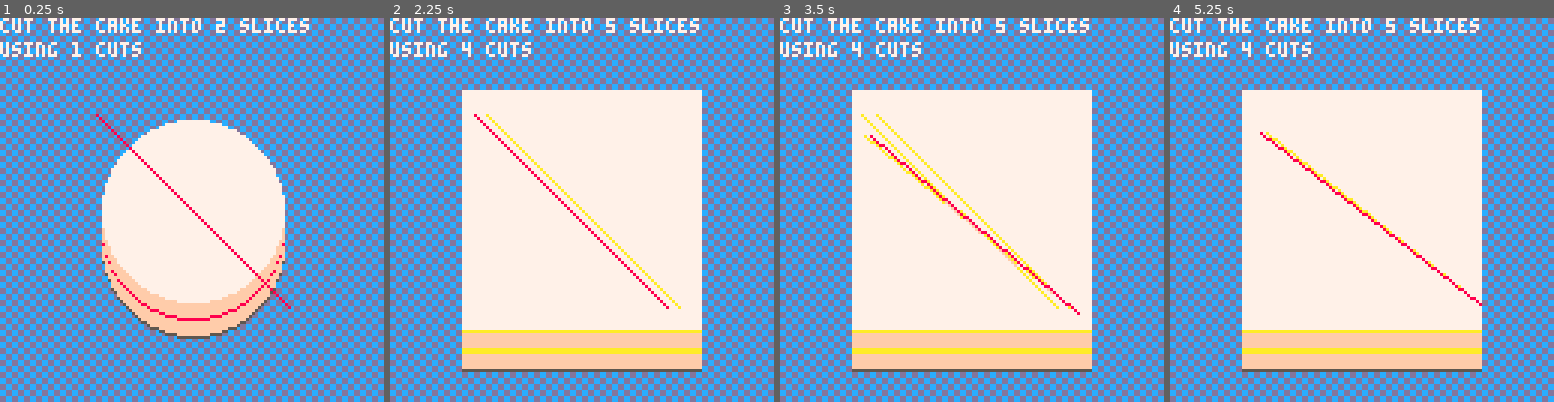
Above: before the commit, frames 1-4 (left to right).
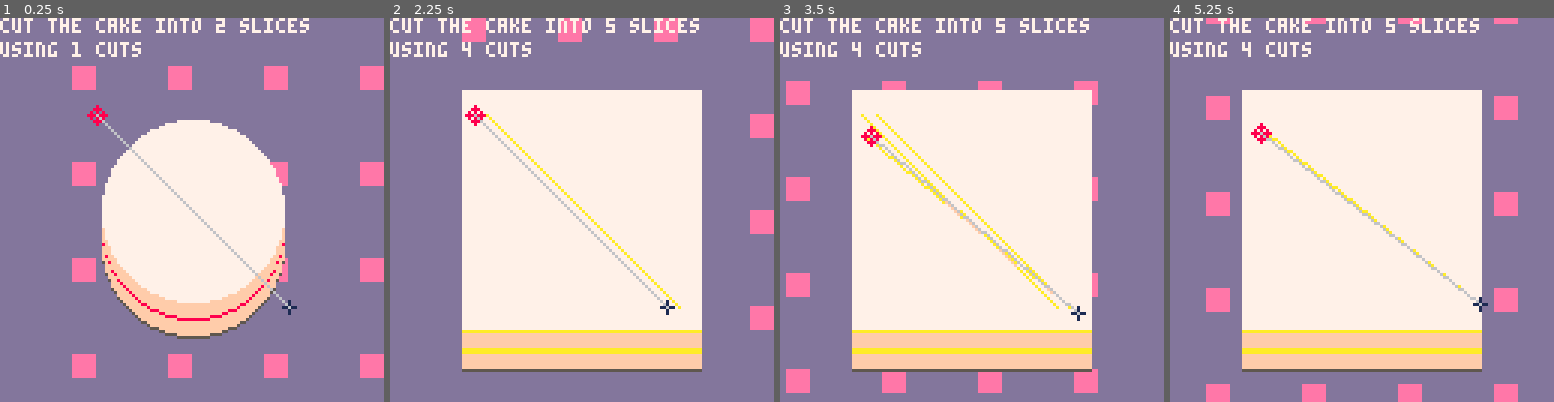
Above: after the commit, the same moments.

Repository: m-r-hunt/Pico-8-Carts
Game: PICO-8 cartridge cakecut.p8
Same seed, same stepped clock (60 frames per second), same inputs: the game is played once before the commit and once after it.
Inputs:
- Up to frame 1 (0.25 s): no input
- Up to frame 2 (2.25 s): tap O (Z key) at 0.33, 0.7, 1.43, 2.22 s; tap X (X key) at 1.07, 2.07 s; hold Left from 1.97 s (still down)
- Up to frame 3 (3.5 s): release Left at 2.37 s; tap X (X key) every 0.33 s from 2.4 to 3.4 s; hold Down 2.42-2.82 s; hold Right from 2.87 s (still down); tap O (Z key) at 3.1 s
- Up to frame 4 (5.25 s): release Right at 3.53 s; hold Up 3.58-4.08 s; tap X (X key) every 0.33 s from 3.73 to 5.07 s; tap O (Z key) at 3.98, 4.87 s; hold Right 4.13-4.53 s; hold Down 4.58-5.08 s; hold Left from 5.13 s (still down)

The runs differ from the first frame. In frame 1, 41% of the frame differs, in the area x 0-100%, y 0-100%; in frame 2, 28%; in frame 3, 28%; in frame 4, 29%.

Commit message:
Add background.

Diff:
--- a/cakecut.p8
+++ b/cakecut.p8
@@ -43,6 +43,9 @@
 
 leveln=0
 
+bg={0,0}
+bgdx={2,1}
+
 function copy_to_screen(y)
  if (not y) y=0
  spr(0,cakex,cakey+y,cakesize/8,cakesize/8)
@@ -55,13 +58,22 @@
 end
 
 function click_for_next()
+ update_bg()
 	if btnp(4) or btnp(5) then
 	 if (fail_reason) leveln-=1
 	 next_level()
 	end
 end
 
+function update_bg()
+ bg[1]+=bgdx[1]
+ bg[2]+=bgdx[2]
+ bg[1]=bg[1]%128
+ bg[2]=bg[2]%128
+end
+
 function update()
+ update_bg()
  local p=ps[pselected]
  if (btn(0)) p[1]-=pspeed
  if (btn(1)) p[1]+=pspeed
@@ -106,37 +118,43 @@
  end
  pal()
  copy_to_screen(0)
-
+end
+
+function draw_bg()
+ map(0,0,bg[1]-128,bg[2]-128,32,32)
 end
 
 function draw()
- rectfill(0,0,128,128,0x10cd.cc3333)
+ cls()
  fillp()
+ draw_bg()
  color(7)
  draw_cake()
  local level=levels[leveln]
  print("cut the cake into "..level[3].." slices ",0,0)
  print("using "..level[2].." cuts",0,8)
- local x=ps[1][1]
- local y=ps[1][2]
- pset(x,y,8)
- local x2=ps[2][1]
- local y2=ps[2][2]
- pset(x2,y2,9)
+ local x=ps[pselected][1]
+ local y=ps[pselected][2]
+ local x2=ps[pselected%#ps+1][1]
+ local y2=ps[pselected%#ps+1][2]
+ line(x,y,x2,y2,6)
+ spr(11,x-3,y-3)
+ spr(10,x2-2,y2-2)
  local col=8
- line(x,y,x2,y2,col)
  color(7)
  fillp(0)
 end
 
 function victory()
  cls()
+ draw_bg()
  draw_cake()
  print("you did it")
 end
 
 function failure()
  cls()
+ draw_bg()
  draw_cake()
  print("oops. now ken will eat you.")
  print(fail_reason)
@@ -227,14 +245,14 @@
 }
 
 __gfx__
-88888888888888888888888888888888888888888888888888888888888888888888888888888888000000000000000000000000000000000000000000000000
-88888888888888888888888888888888888888888888888888888888888888888888888888888888000000000000000000000000000000000000000000000000
-88888888888888888888888888888888888888888888888888888888888888888888888888888888000000000000000000000000000000000000000000000000
-88888888888888888888888888888888888888888888888888888888888888888888888888888888000000000000000000000000000000000000000000000000
-88888888888888888888888888888888888888888888888888888888888888888888888888888888000000000000000000000000000000000000000000000000
-88888888888888888888888888888888888888888888888888888888888888888888888888888888000000000000000000000000000000000000000000000000
-88888888888888888888887788888888888888888888888888888888888888888888888888888888000000000000000000000000000000000000000000000000
-88888888888888888888887888888888877778888888888888888888888888888888888888888888000000000000000000000000000000000000000000000000
+888888888888888888888888888888888888888888888888888888888888888888888888888888880010000000080000ddddddddeeeeeeee0000000000000000
+888888888888888888888888888888888888888888888888888888888888888888888888888888880010000000888000ddddddddeeeeeeee0000000000000000
+888888888888888888888888888888888888888888888888888888888888888888888888888888881101100008080800ddddddddeeeeeeee0000000000000000
+888888888888888888888888888888888888888888888888888888888888888888888888888888880010000088808880ddddddddeeeeeeee0000000000000000
+888888888888888888888888888888888888888888888888888888888888888888888888888888880010000008080800ddddddddeeeeeeee0000000000000000
+888888888888888888888888888888888888888888888888888888888888888888888888888888880000000000888000ddddddddeeeeeeee0000000000000000
+888888888888888888888877888888888888888888888888888888888888888888888888888888880000000000080000ddddddddeeeeeeee0000000000000000
+888888888888888888888878888888888777788888888888888888888888888888888888888888880000000000000000ddddddddeeeeeeee0000000000000000
 88888888888888888888878888888887778888878888888888888888888888888888888888888888000000000000000000000000000000000000000000000000
 88888888888888888888788888888878888888878777788888877888888888888888888888888888000000000000000000000000000000000000000000000000
 88888888888888888888788888888778888888878788778887787888777888888888888888888888000000000000000000000000000000000000000000000000
@@ -307,3 +325,36 @@
 88888888888888888888888888888888888888888888888888888888888888888888888888888888000000000000000000000000000000000000000000000000
 88888888888888888888888888888888888888888888888888888888888888888888888888888888000000000000000000000000000000000000000000000000
 88888888888888888888888888888888888888888888888888888888888888888888888888888888000000000000000000000000000000000000000000000000
+__map__
+0c0c0c0c0c0c0c0c0c0c0c0c0c0c0c0c0c0c0c0c0c0c0c0c0c0c0c0c0c0c0c0c000000000000000000000000000000000000000000000000000000000000000000000000000000000000000000000000000000000000000000000000000000000000000000000000000000000000000000000000000000000000000000000000
+0c0d0c0c0c0d0c0c0c0d0c0c0c0d0c0c0c0d0c0c0c0d0c0c0c0d0c0c0c0d0c0c000000000000000000000000000000000000000000000000000000000000000000000000000000000000000000000000000000000000000000000000000000000000000000000000000000000000000000000000000000000000000000000000
+0c0c0c0c0c0c0c0c0c0c0c0c0c0c0c0c0c0c0c0c0c0c0c0c0c0c0c0c0c0c0c0c000000000000000000000000000000000000000000000000000000000000000000000000000000000000000000000000000000000000000000000000000000000000000000000000000000000000000000000000000000000000000000000000
+0c0c0c0c0c0c0c0c0c0c0c0c0c0c0c0c0c0c0c0c0c0c0c0c0c0c0c0c0c0c0c0c000000000000000000000000000000000000000000000000000000000000000000000000000000000000000000000000000000000000000000000000000000000000000000000000000000000000000000000000000000000000000000000000
+0c0c0c0c0c0c0c0c0c0c0c0c0c0c0c0c0c0c0c0c0c0c0c0c0c0c0c0c0c0c0c0c000000000000000000000000000000000000000000000000000000000000000000000000000000000000000000000000000000000000000000000000000000000000000000000000000000000000000000000000000000000000000000000000
+0c0d0c0c0c0d0c0c0c0d0c0c0c0d0c0c0c0d0c0c0c0d0c0c0c0d0c0c0c0d0c0c000000000000000000000000000000000000000000000000000000000000000000000000000000000000000000000000000000000000000000000000000000000000000000000000000000000000000000000000000000000000000000000000
+0c0c0c0c0c0c0c0c0c0c0c0c0c0c0c0c0c0c0c0c0c0c0c0c0c0c0c0c0c0c0c0c000000000000000000000000000000000000000000000000000000000000000000000000000000000000000000000000000000000000000000000000000000000000000000000000000000000000000000000000000000000000000000000000
+0c0c0c0c0c0c0c0c0c0c0c0c0c0c0c0c0c0c0c0c0c0c0c0c0c0c0c0c0c0c0c0c000000000000000000000000000000000000000000000000000000000000000000000000000000000000000000000000000000000000000000000000000000000000000000000000000000000000000000000000000000000000000000000000
+0c0c0c0c0c0c0c0c0c0c0c0c0c0c0c0c0c0c0c0c0c0c0c0c0c0c0c0c0c0c0c0c000000000000000000000000000000000000000000000000000000000000000000000000000000000000000000000000000000000000000000000000000000000000000000000000000000000000000000000000000000000000000000000000
+0c0d0c0c0c0d0c0c0c0d0c0c0c0d0c0c0c0d0c0c0c0d0c0c0c0d0c0c0c0d0c0c000000000000000000000000000000000000000000000000000000000000000000000000000000000000000000000000000000000000000000000000000000000000000000000000000000000000000000000000000000000000000000000000
+0c0c0c0c0c0c0c0c0c0c0c0c0c0c0c0c0c0c0c0c0c0c0c0c0c0c0c0c0c0c0c0c000000000000000000000000000000000000000000000000000000000000000000000000000000000000000000000000000000000000000000000000000000000000000000000000000000000000000000000000000000000000000000000000
+0c0c0c0c0c0c0c0c0c0c0c0c0c0c0c0c0c0c0c0c0c0c0c0c0c0c0c0c0c0c0c0c000000000000000000000000000000000000000000000000000000000000000000000000000000000000000000000000000000000000000000000000000000000000000000000000000000000000000000000000000000000000000000000000
+0c0c0c0c0c0c0c0c0c0c0c0c0c0c0c0c0c0c0c0c0c0c0c0c0c0c0c0c0c0c0c0c000000000000000000000000000000000000000000000000000000000000000000000000000000000000000000000000000000000000000000000000000000000000000000000000000000000000000000000000000000000000000000000000
+0c0d0c0c0c0d0c0c0c0d0c0c0c0d0c0c0c0d0c0c0c0d0c0c0c0d0c0c0c0d0c0c000000000000000000000000000000000000000000000000000000000000000000000000000000000000000000000000000000000000000000000000000000000000000000000000000000000000000000000000000000000000000000000000
+0c0c0c0c0c0c0c0c0c0c0c0c0c0c0c0c0c0c0c0c0c0c0c0c0c0c0c0c0c0c0c0c000000000000000000000000000000000000000000000000000000000000000000000000000000000000000000000000000000000000000000000000000000000000000000000000000000000000000000000000000000000000000000000000
+0c0c0c0c0c0c0c0c0c0c0c0c0c0c0c0c0c0c0c0c0c0c0c0c0c0c0c0c0c0c0c0c000000000000000000000000000000000000000000000000000000000000000000000000000000000000000000000000000000000000000000000000000000000000000000000000000000000000000000000000000000000000000000000000
+0c0c0c0c0c0c0c0c0c0c0c0c0c0c0c0c0c0c0c0c0c0c0c0c0c0c0c0c0c0c0c0c000000000000000000000000000000000000000000000000000000000000000000000000000000000000000000000000000000000000000000000000000000000000000000000000000000000000000000000000000000000000000000000000
+0c0d0c0c0c0d0c0c0c0d0c0c0c0d0c0c0c0d0c0c0c0d0c0c0c0d0c0c0c0d0c0c000000000000000000000000000000000000000000000000000000000000000000000000000000000000000000000000000000000000000000000000000000000000000000000000000000000000000000000000000000000000000000000000
+0c0c0c0c0c0c0c0c0c0c0c0c0c0c0c0c0c0c0c0c0c0c0c0c0c0c0c0c0c0c0c0c000000000000000000000000000000000000000000000000000000000000000000000000000000000000000000000000000000000000000000000000000000000000000000000000000000000000000000000000000000000000000000000000
+0c0c0c0c0c0c0c0c0c0c0c0c0c0c0c0c0c0c0c0c0c0c0c0c0c0c0c0c0c0c0c0c000000000000000000000000000000000000000000000000000000000000000000000000000000000000000000000000000000000000000000000000000000000000000000000000000000000000000000000000000000000000000000000000
+0c0c0c0c0c0c0c0c0c0c0c0c0c0c0c0c0c0c0c0c0c0c0c0c0c0c0c0c0c0c0c0c000000000000000000000000000000000000000000000000000000000000000000000000000000000000000000000000000000000000000000000000000000000000000000000000000000000000000000000000000000000000000000000000
+0c0d0c0c0c0d0c0c0c0d0c0c0c0d0c0c0c0d0c0c0c0d0c0c0c0d0c0c0c0d0c0c000000000000000000000000000000000000000000000000000000000000000000000000000000000000000000000000000000000000000000000000000000000000000000000000000000000000000000000000000000000000000000000000
+0c0c0c0c0c0c0c0c0c0c0c0c0c0c0c0c0c0c0c0c0c0c0c0c0c0c0c0c0c0c0c0c000000000000000000000000000000000000000000000000000000000000000000000000000000000000000000000000000000000000000000000000000000000000000000000000000000000000000000000000000000000000000000000000
+0c0c0c0c0c0c0c0c0c0c0c0c0c0c0c0c0c0c0c0c0c0c0c0c0c0c0c0c0c0c0c0c000000000000000000000000000000000000000000000000000000000000000000000000000000000000000000000000000000000000000000000000000000000000000000000000000000000000000000000000000000000000000000000000
+0c0c0c0c0c0c0c0c0c0c0c0c0c0c0c0c0c0c0c0c0c0c0c0c0c0c0c0c0c0c0c0c000000000000000000000000000000000000000000000000000000000000000000000000000000000000000000000000000000000000000000000000000000000000000000000000000000000000000000000000000000000000000000000000
+0c0d0c0c0c0d0c0c0c0d0c0c0c0d0c0c0c0d0c0c0c0d0c0c0c0d0c0c0c0d0c0c000000000000000000000000000000000000000000000000000000000000000000000000000000000000000000000000000000000000000000000000000000000000000000000000000000000000000000000000000000000000000000000000
+0c0c0c0c0c0c0c0c0c0c0c0c0c0c0c0c0c0c0c0c0c0c0c0c0c0c0c0c0c0c0c0c000000000000000000000000000000000000000000000000000000000000000000000000000000000000000000000000000000000000000000000000000000000000000000000000000000000000000000000000000000000000000000000000
+0c0c0c0c0c0c0c0c0c0c0c0c0c0c0c0c0c0c0c0c0c0c0c0c0c0c0c0c0c0c0c0c000000000000000000000000000000000000000000000000000000000000000000000000000000000000000000000000000000000000000000000000000000000000000000000000000000000000000000000000000000000000000000000000
+0c0c0c0c0c0c0c0c0c0c0c0c0c0c0c0c0c0c0c0c0c0c0c0c0c0c0c0c0c0c0c0c000000000000000000000000000000000000000000000000000000000000000000000000000000000000000000000000000000000000000000000000000000000000000000000000000000000000000000000000000000000000000000000000
+0c0d0c0c0c0d0c0c0c0d0c0c0c0d0c0c0c0d0c0c0c0d0c0c0c0d0c0c0c0d0c0c000000000000000000000000000000000000000000000000000000000000000000000000000000000000000000000000000000000000000000000000000000000000000000000000000000000000000000000000000000000000000000000000
+0c0c0c0c0c0c0c0c0c0c0c0c0c0c0c0c0c0c0c0c0c0c0c0c0c0c0c0c0c0c0c0c000000000000000000000000000000000000000000000000000000000000000000000000000000000000000000000000000000000000000000000000000000000000000000000000000000000000000000000000000000000000000000000000
+0c0c0c0c0c0c0c0c0c0c0c0c0c0c0c0c0c0c0c0c0c0c0c0c0c0c0c0c0c0c0c0c000000000000000000000000000000000000000000000000000000000000000000000000000000000000000000000000000000000000000000000000000000000000000000000000000000000000000000000000000000000000000000000000
